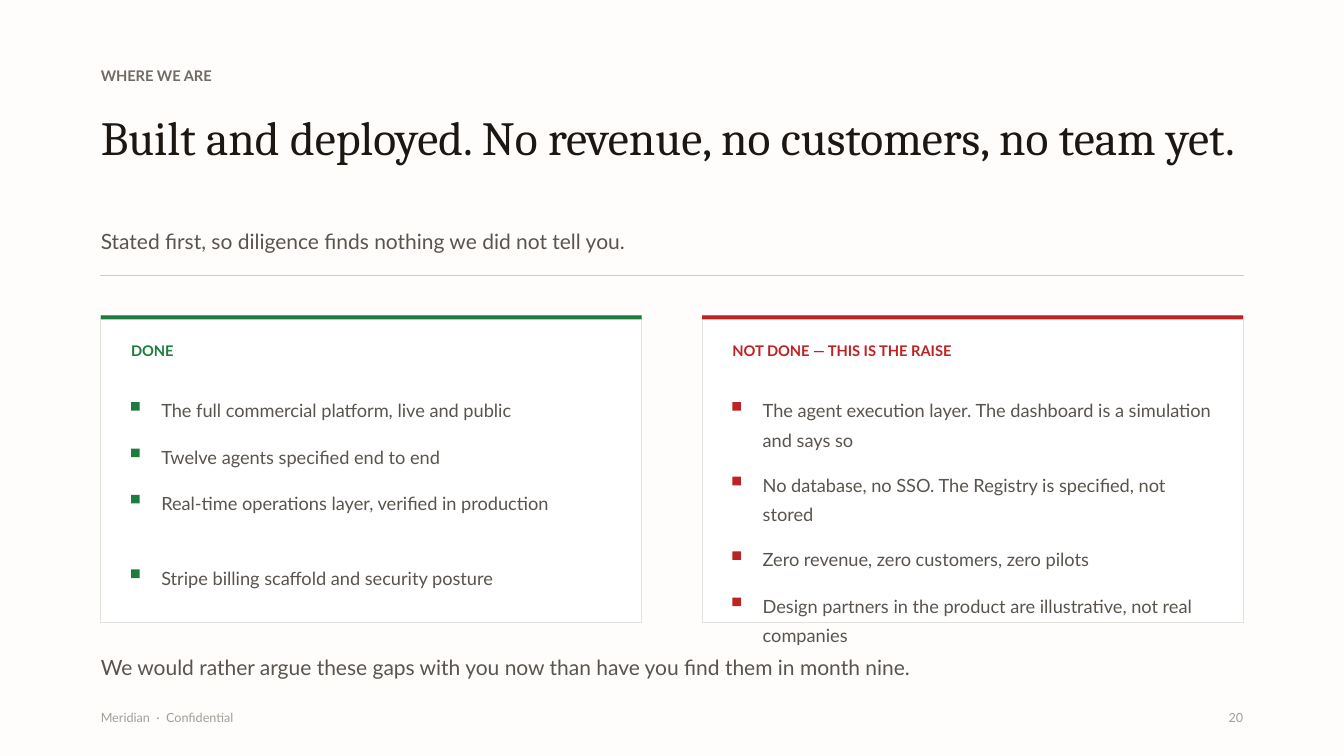
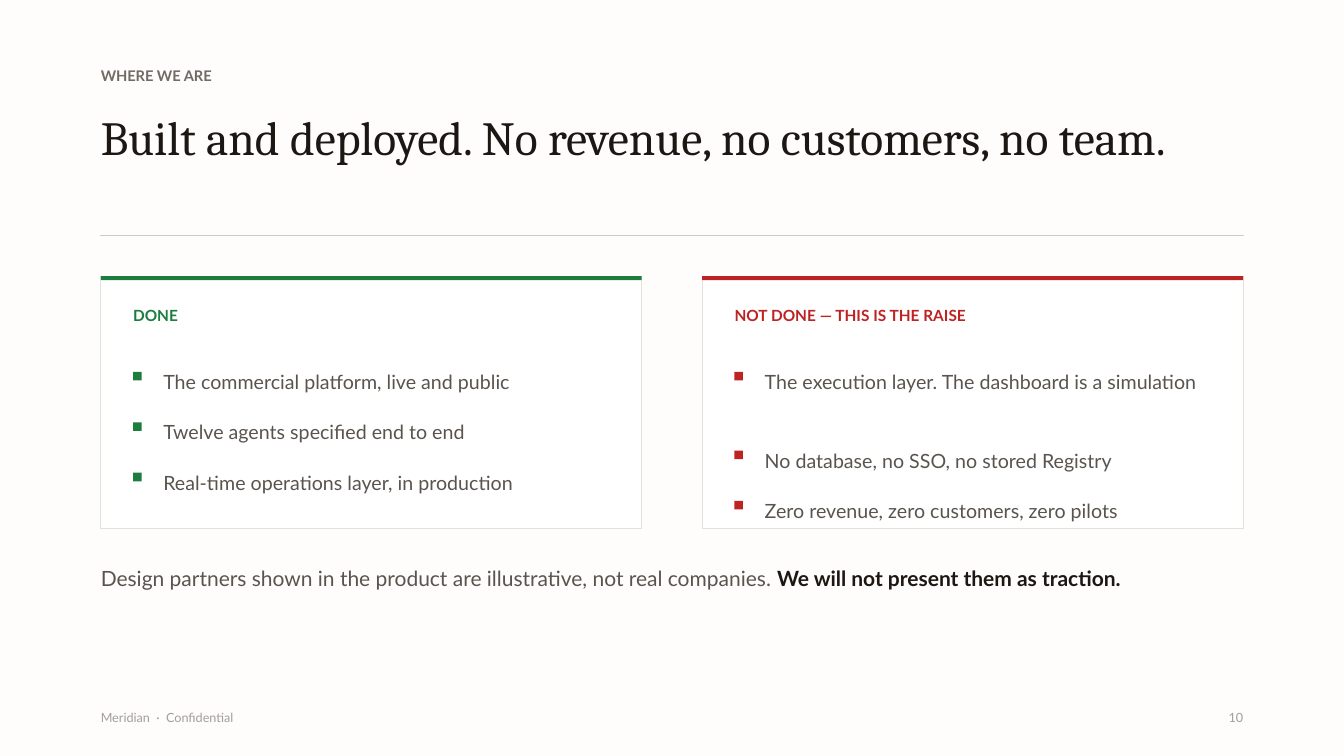
Before and after one commit to alessoh/enterprise-hr-finance, a slide deck: slide 10 of Meridian-Investor-Deck.pptx (slide 20 before the commit). Drawn at 1344x756 pixels with LibreOffice and Linux fonts; fonts in the diff are those of the drawing. Boxes give left, top, right and bottom in pixels: in the first picture for what was removed or moved away, otherwise in the second. Text is boxed around its words. In the diff, an @@ line names an element or a change of style, - is before the commit and + after.

```diff
--- a/Meridian-Investor-Deck.pptx
+++ b/Meridian-Investor-Deck.pptx
@@ text at (101, 122, 1166, 166): text changed @@
-Built and deployed. No revenue, no customers, no team yet.
+Built and deployed. No revenue, no customers, no team.
@@ text removed at (101, 233, 625, 253) @@
-Stated first, so diligence finds nothing we did not tell you.
@@ rectangle: place and size @@
-rectangle at (101, 316, 642, 623)
+rectangle at (101, 276, 642, 528)
@@ 3 rectangles: place and size @@
-3 rectangles at (101, 275, 1244, 320)
+3 rectangles at (101, 236, 1244, 280)
@@ rectangle: place and size @@
-rectangle at (703, 316, 1244, 623)
+rectangle at (703, 276, 1244, 528)
@@ text "DONE": place and size @@
-text "DONE" at (131, 345, 174, 356)
+text "DONE" at (133, 309, 178, 321)
@@ text "DONE" at (133, 309, 178, 321): size 10.5 to 11 pt @@
@@ text "NOT DONE — THIS IS ...": place and size @@
-text "NOT DONE — THIS IS ..." at (732, 345, 951, 356)
+text "NOT DONE — THIS IS ..." at (735, 309, 966, 321)
@@ text "NOT DONE — THIS IS ..." at (735, 309, 966, 321): size 10.5 to 11 pt @@
@@ rectangle: place and size @@
-rectangle at (131, 449, 140, 458)
+rectangle at (133, 372, 142, 381)
@@ text at (163, 374, 510, 393): text changed; size 13 to 14 pt @@
-The full commercial platform, live and public
+The commercial platform, live and public
@@ rectangle: place and size @@
-rectangle at (733, 402, 742, 411)
+rectangle at (735, 372, 744, 381)
@@ text at (765, 374, 1196, 393): text changed; size 13 to 14 pt @@
-The agent execution layer. The dashboard is a simulation and says so
+The execution layer. The dashboard is a simulation
@@ text "Twelve agents specified end to ...": place and size @@
-text "Twelve agents specified end to ..." at (161, 450, 440, 468)
+text "Twelve agents specified end to ..." at (163, 424, 464, 443)
@@ text "Twelve agents specified end to ..." at (163, 424, 464, 443): size 13 to 14 pt @@
@@ rectangle: place and size @@
-rectangle at (131, 402, 140, 411)
+rectangle at (133, 422, 142, 432)
@@ rectangle: place and size @@
-rectangle at (131, 495, 140, 504)
+rectangle at (133, 473, 142, 482)
@@ text at (163, 475, 512, 494): text changed; size 13 to 14 pt @@
-Real-time operations layer, verified in production
+Real-time operations layer, in production
@@ rectangle: place and size @@
-rectangle at (733, 552, 742, 561)
+rectangle at (735, 451, 744, 460)
@@ text at (765, 453, 1112, 472): text changed; size 13 to 14 pt @@
-No database, no SSO. The Registry is specified, not stored
+No database, no SSO, no stored Registry
@@ rectangle: place and size @@
-rectangle at (733, 477, 742, 486)
+rectangle at (735, 501, 744, 510)
@@ text "Zero revenue, zero customers, zero ..." at (765, 503, 1118, 522): size 13 to 14 pt @@
@@ text "Zero revenue, zero customers, zero ...": place and size @@
-text "Zero revenue, zero customers, zero ..." at (763, 552, 1089, 569)
+text "Zero revenue, zero customers, zero ..." at (765, 503, 1118, 522)
@@ text at (101, 570, 1121, 590): text changed; size 13 to 15 pt @@
-Design partners in the product are illustrative, not real companies
+Design partners shown in the product are illustrative, not real companies. We will not present them as traction.
@@ rectangle removed at (131, 570, 140, 579) @@
@@ text removed at (161, 571, 493, 589) @@
-Stripe billing scaffold and security posture
@@ rectangle removed at (733, 598, 742, 607) @@
@@ text removed at (101, 659, 909, 679) @@
-We would rather argue these gaps with you now than have you find them in month nine.
@@ text at (1229, 713, 1244, 722): text changed @@
-20
+10
```
Also in this commit, not shown: 8 other slides changed, 1 slide added, 13 slides removed, 1 other file.
